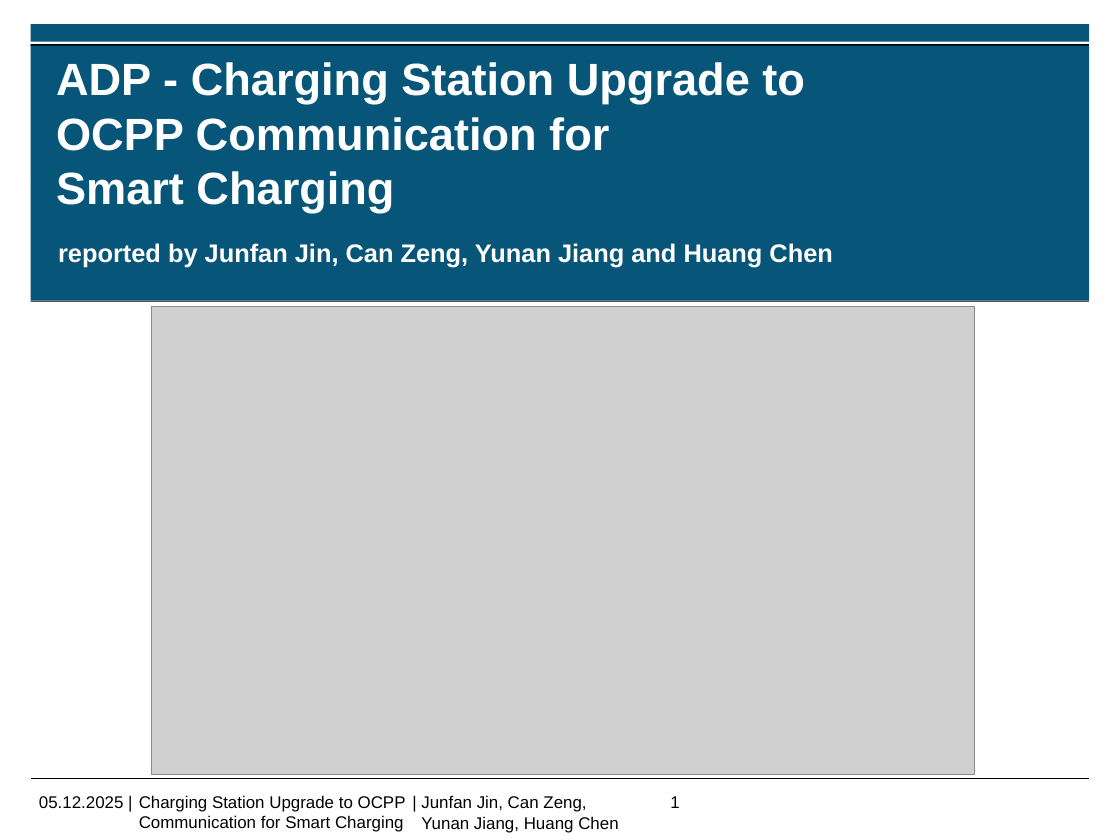
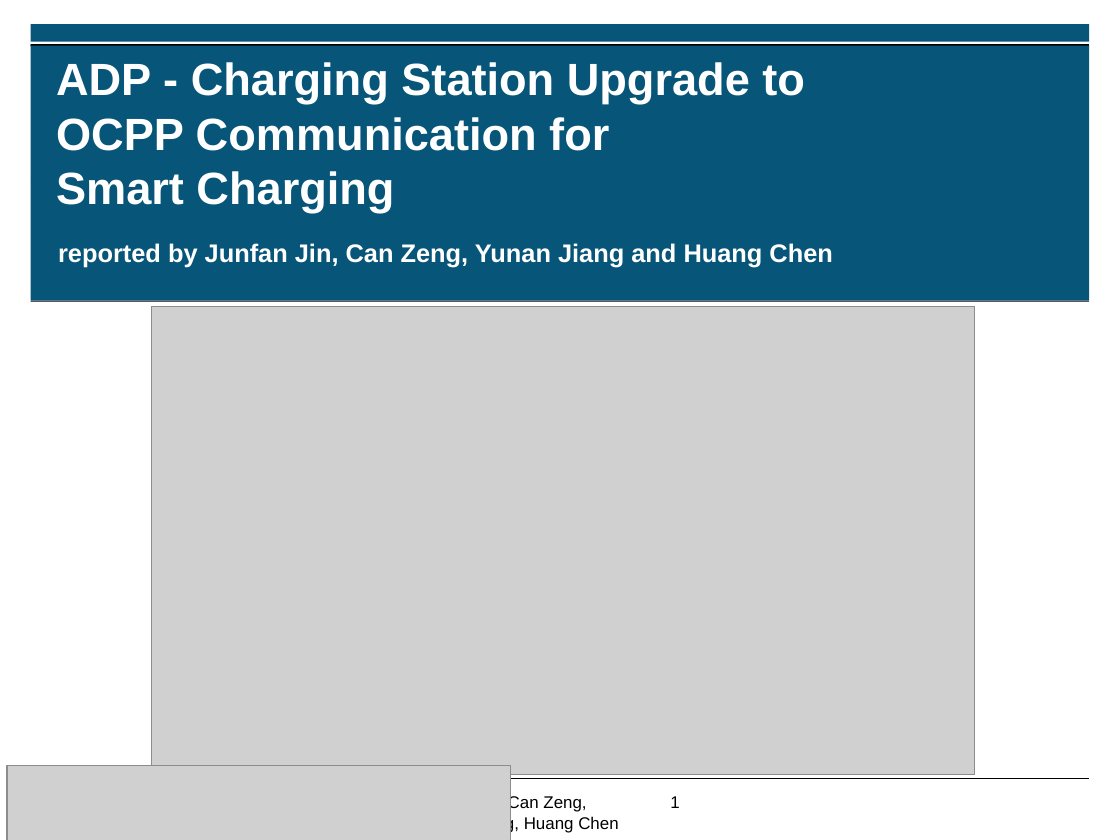
Before and after one commit to Jf-JIN/ADP_Ladesaeule_OCPP, a slide deck: slide 1 of ppt/Chen_Huang.pptx. Drawn at 1120x840 pixels with LibreOffice and Linux fonts; fonts in the diff are those of the drawing; grey boxes stand for pictures; background and template pictures are left out. Boxes give left, top, right and bottom in pixels: in the first picture for what was removed or moved away, otherwise in the second. Text is boxed around its words. In the diff, an @@ line names an element or a change of style, - is before the commit and + after.

```diff
--- a/ppt/Chen_Huang.pptx
+++ b/ppt/Chen_Huang.pptx
@@ picture added at (7,766,511,840) @@
@@ text removed at (39,796,124,808) @@
-05.12.2025 |
```
Also in this commit, not shown: 2 other slides changed.
